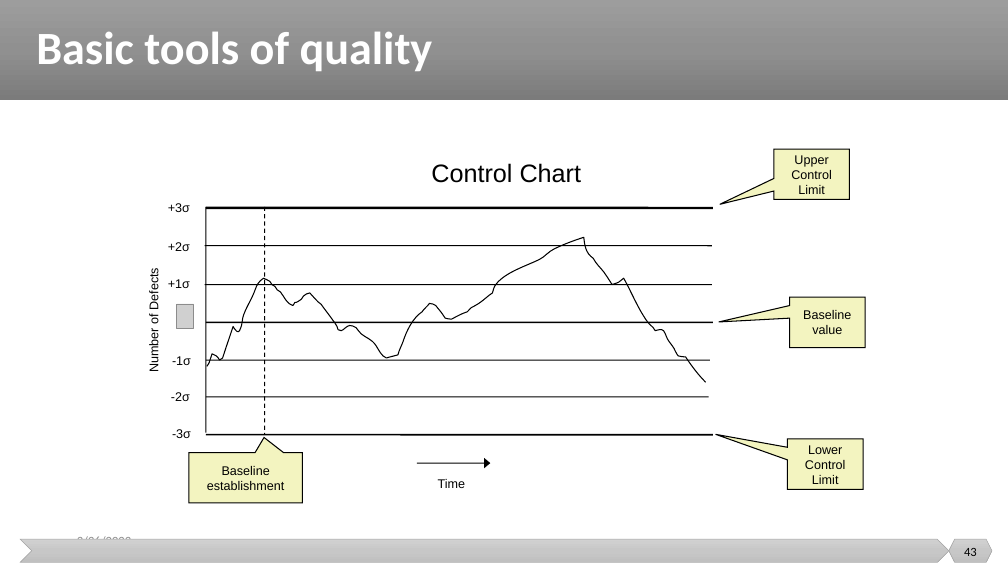
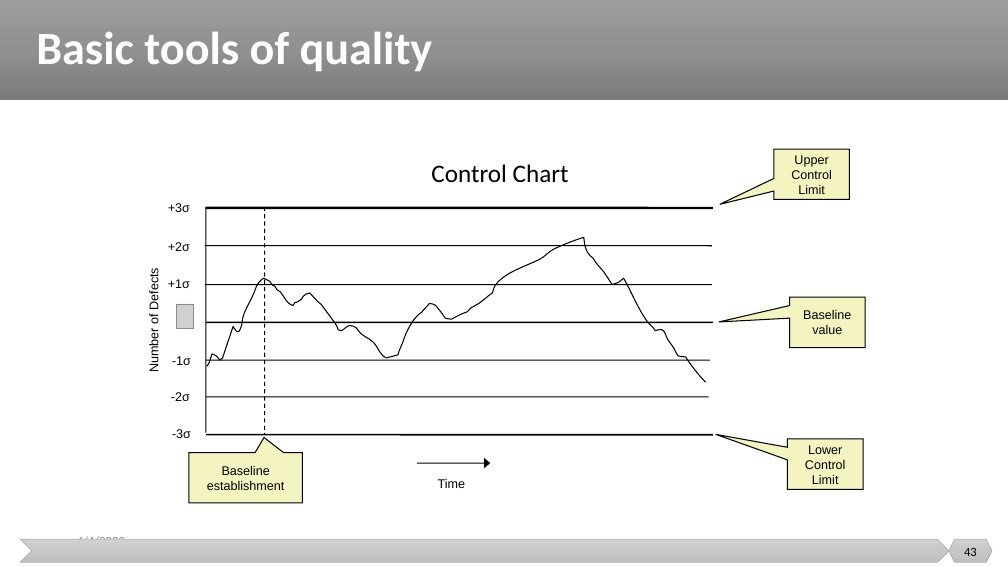
Before and after one commit to malenezi/malenezi, a slide deck: slide 43 of SE423/Lectures/7-Quality/Quality.pptx. Drawn at 1008x567 pixels with LibreOffice and Linux fonts; fonts in the diff are those of the drawing; grey boxes stand for pictures. Boxes give left, top, right and bottom in pixels: in the first picture for what was removed or moved away, otherwise in the second. Text is boxed around its words. In the diff, an @@ line names an element or a change of style, - is before the commit and + after.

```diff
--- a/SE423/Lectures/7-Quality/Quality.pptx
+++ b/SE423/Lectures/7-Quality/Quality.pptx
@@ text "Control Chart" at [431,164,569,182]: font Arial to Calibri @@
@@ text at [77,535,125,539]: text changed @@
-3/26/2023
+4/4/2023
```
Also in this commit, not shown: 12 other slides changed, 1 other file.
